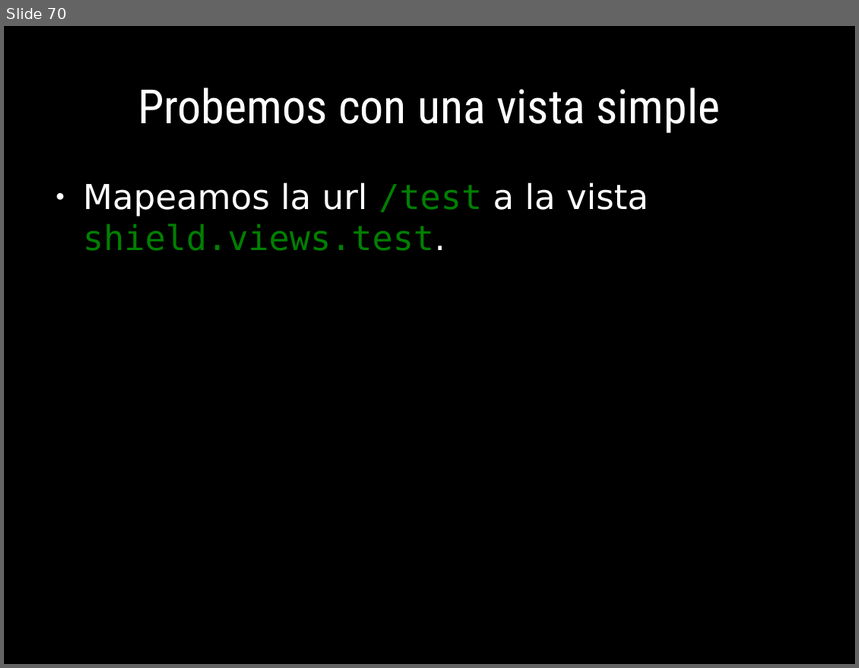
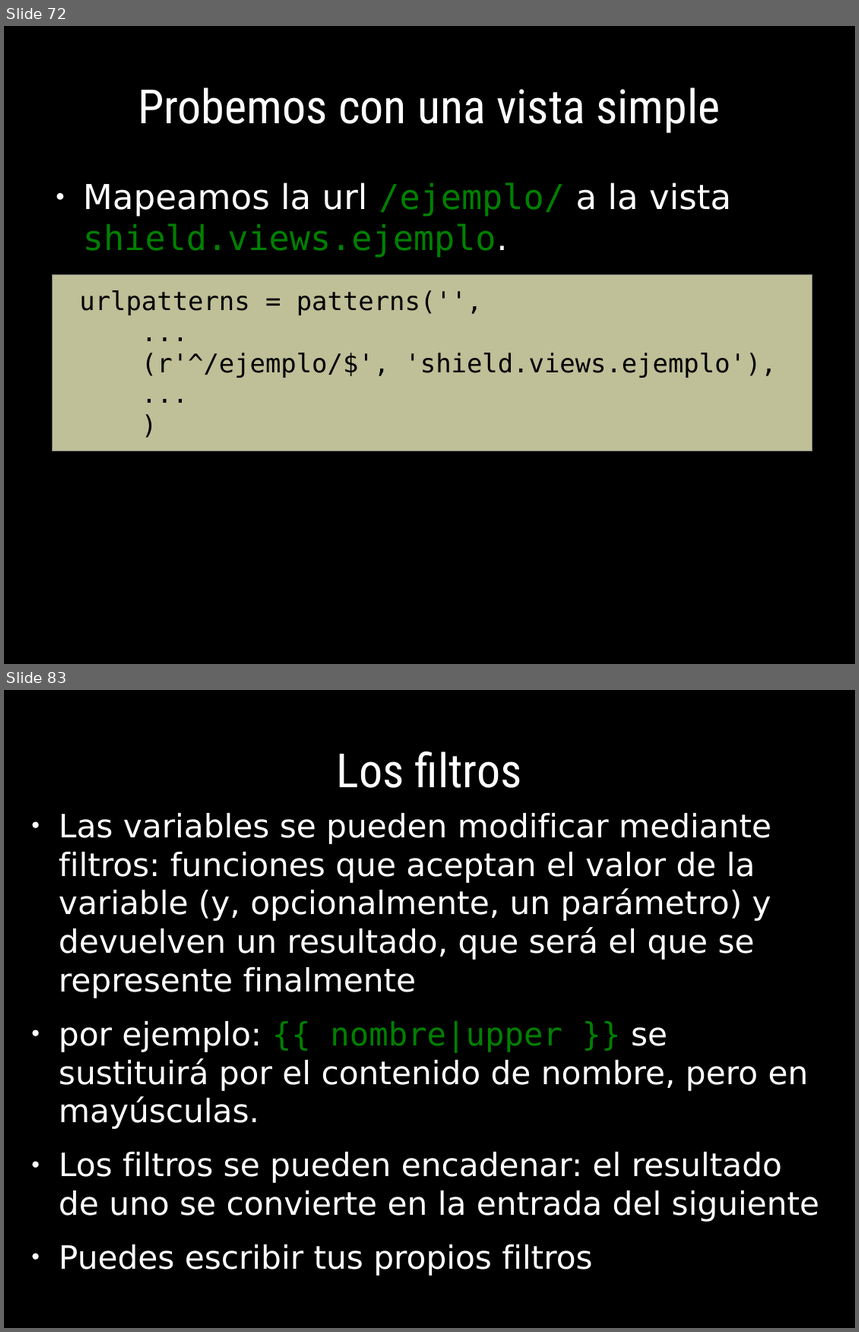
Before and after one commit to euribates/curso-django, a slide deck: presentacion/curso_django.odp. Shown one above the other, each under a label of ours: slide 70 before the commit, slides 72 and 83 after it; the slides between them are not shown. The pictures are 859x668 and 859x1332 pixels, drawn with LibreOffice and Linux fonts; fonts in the diff are those of the drawing. Boxes give left, top, right and bottom in pixels: in the first picture for what was removed or moved away, otherwise in the second. Text is boxed around its words. In the diff, an @@ line names an element or a change of style, - is before the commit and + after.

Commit message:
+ Terminada la presentaci?n, falta revisar y publicar
+ La aplicaci?n de ejemplo "shield" se ha pasada a un
  repositorio propio en mercurial:
  https://bitbucket.org/euribates/shield

```diff
--- a/presentacion/curso_django.odp
+++ b/presentacion/curso_django.odp
@@ slide 83 added at (x1=4, y1=690, x2=855, y2=1328), background #000000 @@
@@ title added at (x1=337, y1=751, x2=522, y2=788), 44 pt, text #FFFFFF @@
+Los filtros
@@ text added at (x1=59, y1=813, x2=820, y2=1276), 30 pt, text #FFFFFF @@
+● Las variables se pueden modificar mediante filtros: funciones que aceptan el valor de la variable (y, opcionalmente, un parámetro) y devuelven un resultado, que será el que se represente finalmente
+● por ejemplo: {{ nombre|upper }} se sustituirá por el contenido de nombre, pero en mayúsculas.
+● Los filtros se pueden encadenar: el resultado de uno se convierte en la entrada del siguiente
+● Puedes escribir tus propios filtros
@@ what was slide 70 is now slide 72 @@
@@ slide 72 changed as well @@
@@ text at (x1=83, y1=183, x2=731, y2=258): text changed; font DejaVu Sans to DejaVu Sans Mono; text colour #FFFFFF to #008000 @@
-● Mapeamos la url /test a la vista shield.views.test.
+● Mapeamos la url /ejemplo/ a la vista shield.views.ejemplo.
@@ rectangle added at (x1=53, y1=275, x2=813, y2=452), fill #FFFFCC at 75% opacity, outline #808080 0 pt @@
@@ text added at (x1=79, y1=290, x2=777, y2=378), 24 pt, text #000000 @@
+urlpatterns = patterns('',
+...
+(r'^/ejemplo/$', 'shield.views.ejemplo'),
+...
+)
```
Also in this commit, not shown: 4 other slides changed, 25 other slides added, 22 other files.
